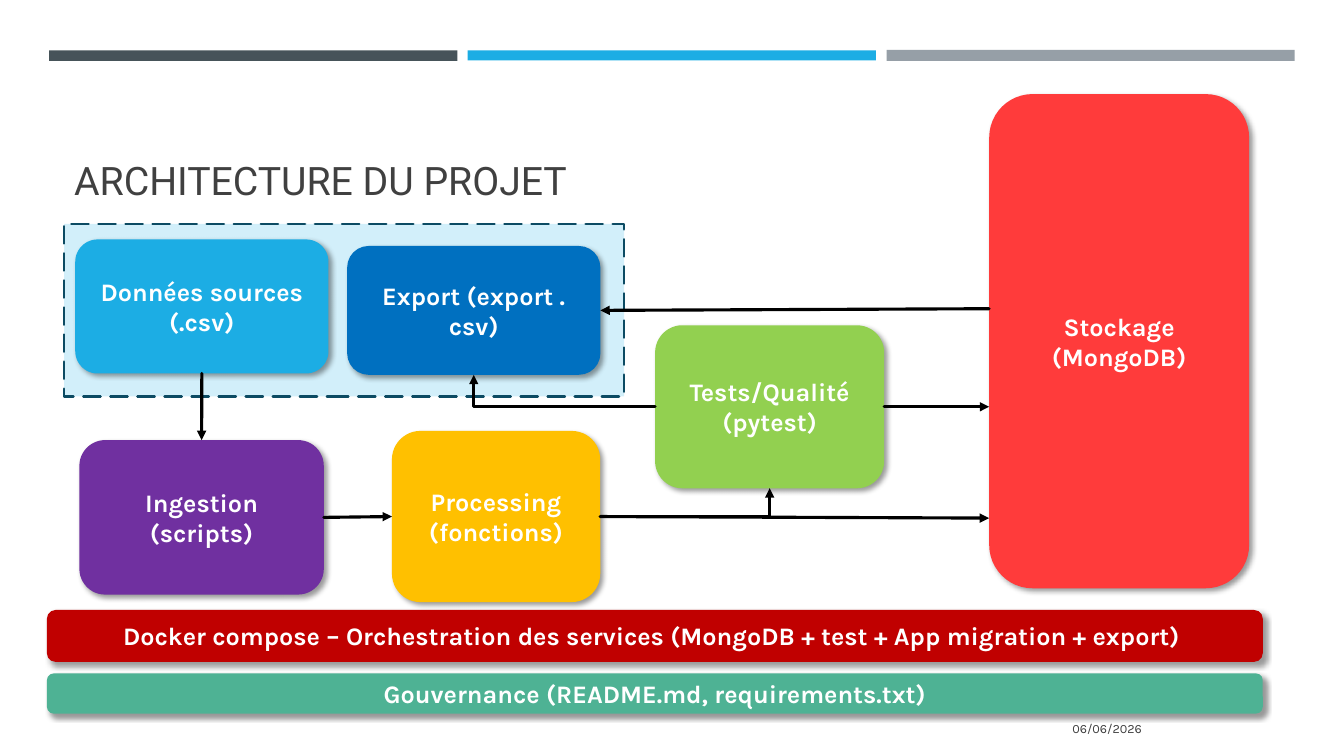
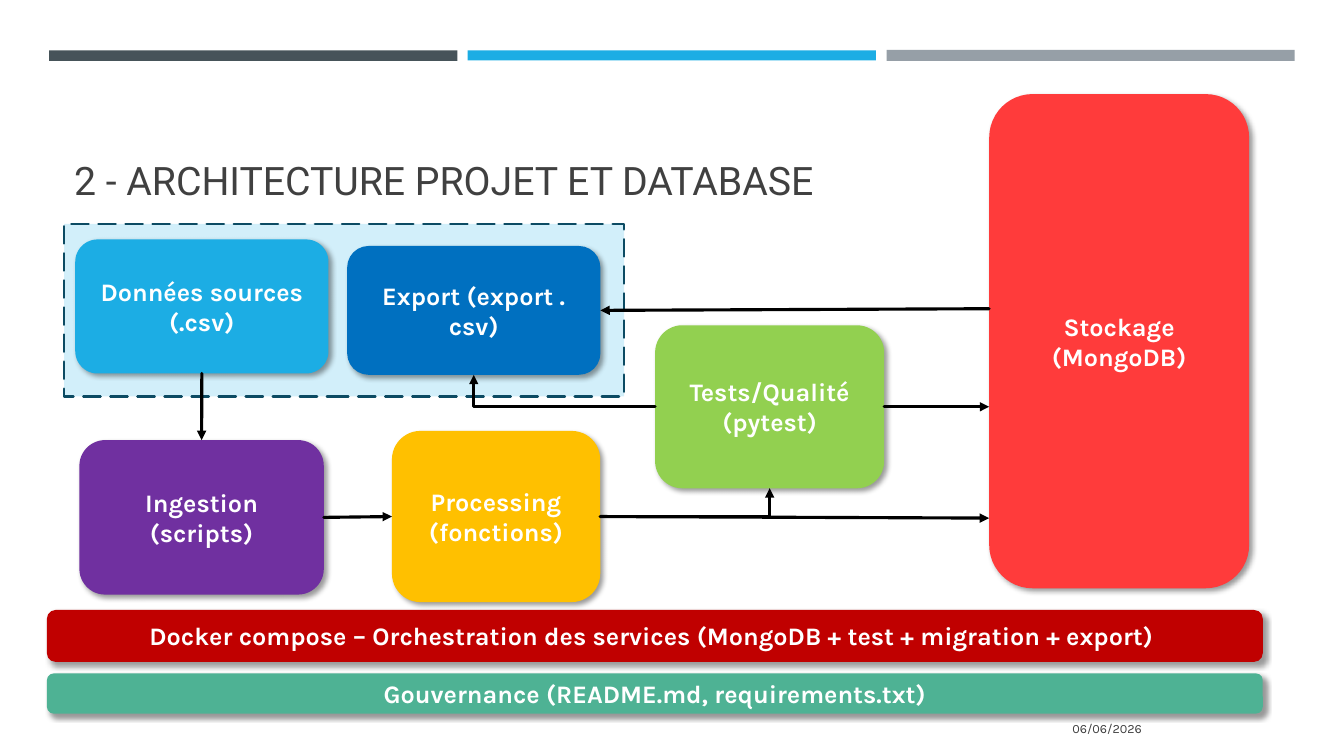
Before and after one commit to Sebules/Project_5_OpenClassrooms_Data_Engineer, a slide deck: slide 4 of ulesie_sebastien_2_presentation_062026.pptx. Drawn at 1344x756 pixels with LibreOffice and Linux fonts; fonts in the diff are those of the drawing. Boxes give left, top, right and bottom in pixels: in the first picture for what was removed or moved away, otherwise in the second. Text is boxed around its words. In the diff, an @@ line names an element or a change of style, - is before the commit and + after.

```diff
--- a/ulesie_sebastien_2_presentation_062026.pptx
+++ b/ulesie_sebastien_2_presentation_062026.pptx
@@ title at box(74, 166, 813, 196): text changed @@
-ARCHITECTURE DU PROJET
+2 - ARCHITECTURE PROJET ET DATABASE
@@ text in rounded rectangle at box(149, 626, 1153, 652): text changed @@
-Docker compose – Orchestration des services (MongoDB + test + App migration + export)
+Docker compose – Orchestration des services (MongoDB + test + migration + export)
```
Also in this commit, not shown: 12 other slides changed, 4 other files.
